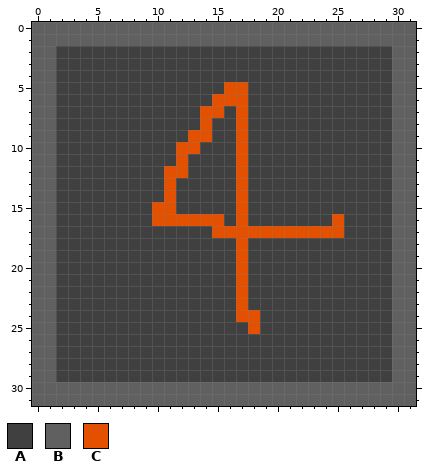
A pixel-art file gets an edit: assets/cell-4.aseprite. This is how it looked before the edit.
32x32 pixels, 1 frame.
Palette (. is transparent): A #404040  B #606060  C #e35100
Pixels before, first column x 0:
 0 BBBBBBBBBBBBBBBBBBBBBBBBBBBBBBBB
 1 BBBBBBBBBBBBBBBBBBBBBBBBBBBBBBBB
 2 BBAAAAAAAAAAAAAAAAAAAAAAAAAAAABB
 3 BBAAAAAAAAAAAAAAAAAAAAAAAAAAAABB
 4 BBAAAAAAAAAAAAAAAAAAAAAAAAAAAABB
 5 BBAAAAAAAAAAAAAACCAAAAAAAAAAAABB
 6 BBAAAAAAAAAAAAACCCAAAAAAAAAAAABB
 7 BBAAAAAAAAAAAACCACAAAAAAAAAAAABB
 8 BBAAAAAAAAAAAACAACAAAAAAAAAAAABB
 9 BBAAAAAAAAAAACCAACAAAAAAAAAAAABB
10 BBAAAAAAAAAACCAAACAAAAAAAAAAAABB
11 BBAAAAAAAAAACAAAACAAAAAAAAAAAABB
12 BBAAAAAAAAACCAAAACAAAAAAAAAAAABB
13 BBAAAAAAAAACAAAAACAAAAAAAAAAAABB
14 BBAAAAAAAAACAAAAACAAAAAAAAAAAABB
15 BBAAAAAAAACCAAAAACAAAAAAAAAAAABB
16 BBAAAAAAAACCCCCCACAAAAAAACAAAABB
17 BBAAAAAAAAAAAAACCCCCCCCCCCAAAABB
18 BBAAAAAAAAAAAAAAACAAAAAAAAAAAABB
19 BBAAAAAAAAAAAAAAACAAAAAAAAAAAABB
20 BBAAAAAAAAAAAAAAACAAAAAAAAAAAABB
21 BBAAAAAAAAAAAAAAACAAAAAAAAAAAABB
22 BBAAAAAAAAAAAAAAACAAAAAAAAAAAABB
23 BBAAAAAAAAAAAAAAACAAAAAAAAAAAABB
24 BBAAAAAAAAAAAAAAACCAAAAAAAAAAABB
25 BBAAAAAAAAAAAAAAAACAAAAAAAAAAABB
26 BBAAAAAAAAAAAAAAAAAAAAAAAAAAAABB
27 BBAAAAAAAAAAAAAAAAAAAAAAAAAAAABB
28 BBAAAAAAAAAAAAAAAAAAAAAAAAAAAABB
29 BBAAAAAAAAAAAAAAAAAAAAAAAAAAAABB
30 BBBBBBBBBBBBBBBBBBBBBBBBBBBBBBBB
31 BBBBBBBBBBBBBBBBBBBBBBBBBBBBBBBB
Once edited:
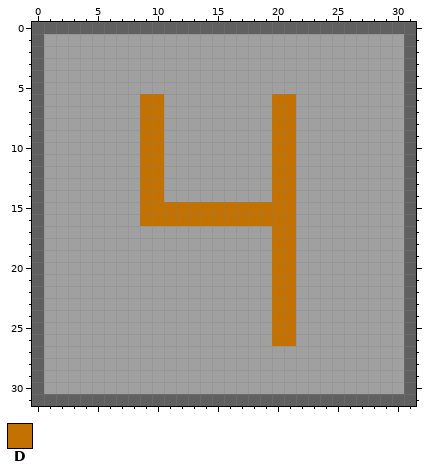
Colours new in this view: D #c37100
The exact change:
colour A: #404040 -> #a0a0a0
Changed rows in their new state; - is a pixel that keeps its letter.
first column x 1:
 1 AAAAAAAAAAAAAAAAAAAAAAAAAAAAAA
 2 A----------------------------A
 3 A----------------------------A
 4 A----------------------------A
 5 A--------------AA------------A
 6 A-------DD----AAA--DD--------A
 7 A-------DD---AA-A--DD--------A
 8 A-------DD---A--A--DD--------A
 9 A-------DD--AA--A--DD--------A
10 A-------DD-AA---A--DD--------A
11 A-------DD-A----A--DD--------A
12 A-------DDAA----A--DD--------A
13 A-------DDA-----A--DD--------A
14 A-------DDA-----A--DD--------A
15 A-------DDDDDDDDDDDDD--------A
16 A-------DDDDDDDDDDDDD---A----A
17 A-------------AAAAADDAAAA----A
18 A---------------A--DD--------A
19 A---------------A--DD--------A
20 A---------------A--DD--------A
21 A---------------A--DD--------A
22 A---------------A--DD--------A
23 A---------------A--DD--------A
24 A---------------AA-DD--------A
25 A----------------A-DD--------A
26 A------------------DD--------A
27 A----------------------------A
28 A----------------------------A
29 A----------------------------A
30 AAAAAAAAAAAAAAAAAAAAAAAAAAAAAA
Boxes around the changes in both pictures, in picture pixels (x1, y1, x2, y2):
changed: (44, 34, 404, 394)
